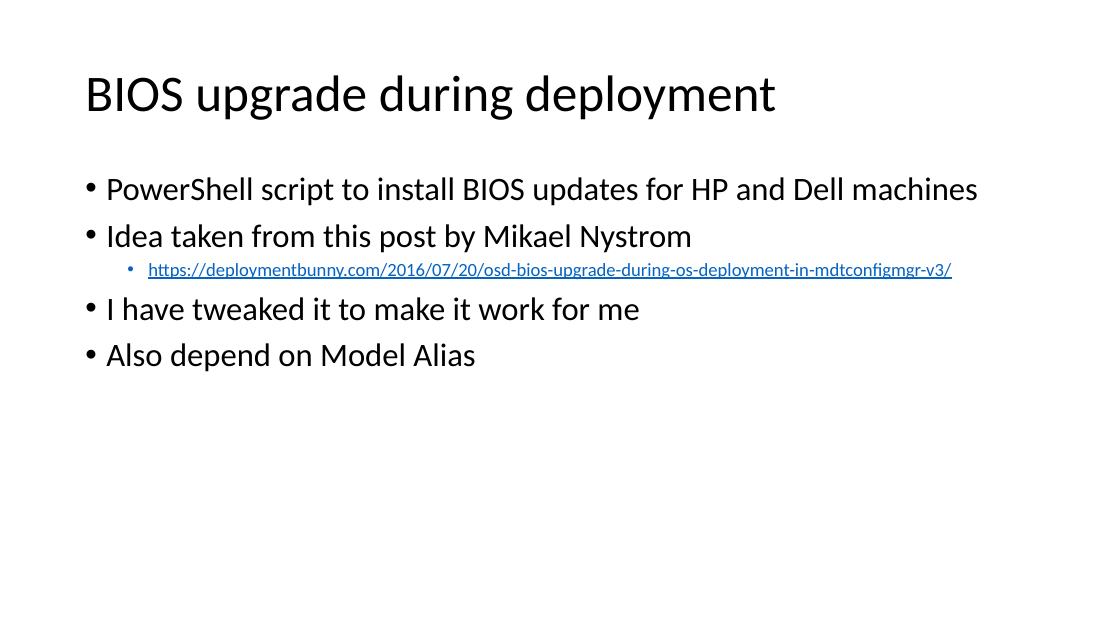
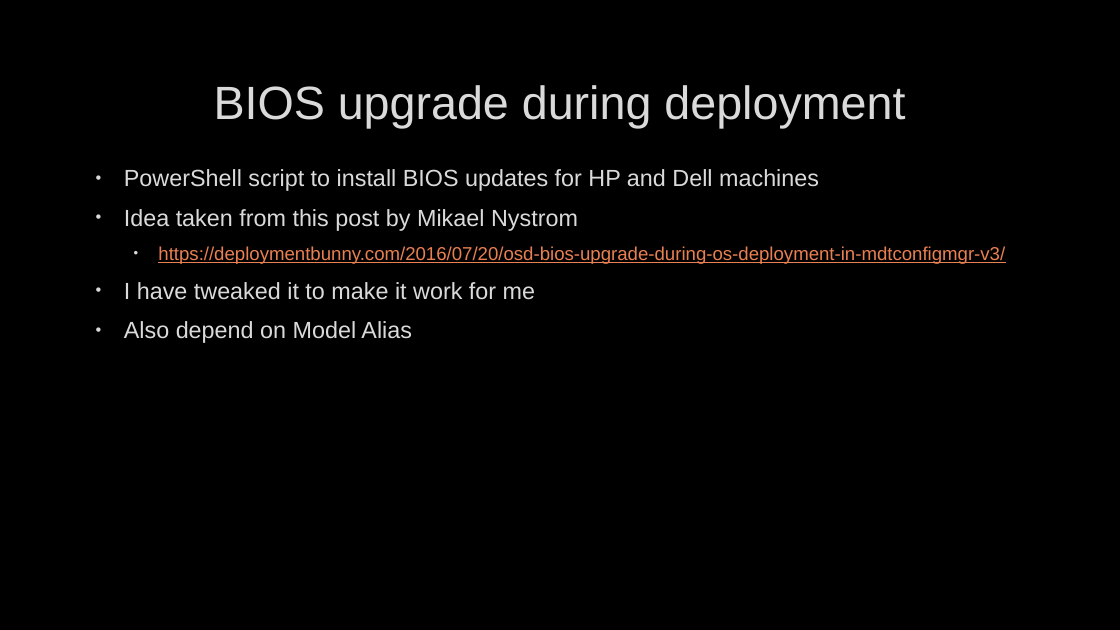
Before and after one commit to fydexx/HECC-2018, a slide deck: slide 8 of Part_02/Section02.pptx. Drawn at 1120x630 pixels with LibreOffice and Linux fonts; fonts in the diff are those of the drawing; background and template pictures are left out. Boxes give left, top, right and bottom in pixels: in the first picture for what was removed or moved away, otherwise in the second. Text is boxed around its words. In the diff, an @@ line names an element or a change of style, - is before the commit and + after.

```diff
--- a/Part_02/Section02.pptx
+++ b/Part_02/Section02.pptx
@@ background #FFFFFF to picture (left out) @@
@@ title "BIOS upgrade during deployment": place and size @@
-title "BIOS upgrade during deployment" at bbox=[85, 75, 776, 120]
+title "BIOS upgrade during deployment" at bbox=[214, 85, 905, 128]
@@ title "BIOS upgrade during deployment" at bbox=[214, 85, 905, 128]: size 44 to 40 pt, font Calibri to Arial, text colour #000000 to #DADADA, letter outline none to #404040 0.75 pt; alignment left to centre; line spacing 0.9 to 1 @@
@@ text "PowerShell script to install BIOS ...": place and size @@
-text "PowerShell script to install BIOS ..." at bbox=[106, 177, 978, 372]
+text "PowerShell script to install BIOS ..." at bbox=[124, 169, 1005, 343]
@@ text "PowerShell script to install BIOS ..." at bbox=[124, 169, 1005, 343]: size 28 to 20 pt, text colour #000000 to #DADADA in "PowerShell script to install BIOS updates for ...", "Idea taken from this post by Mikael ...", "I have tweaked it to make it ...", "Also depend on Model Alias"; font Calibri to Arial, letter outline none to #404040 0.75 pt; text colour #0563C1 to #E98052 in "https://deploymentbunny.com/2016/07/20/osd-bios-upgrade-duri ..."; indent changed; line spacing 0.9 to 1; more space between paragraphs @@
```
Also in this commit, not shown: 11 other slides changed.
